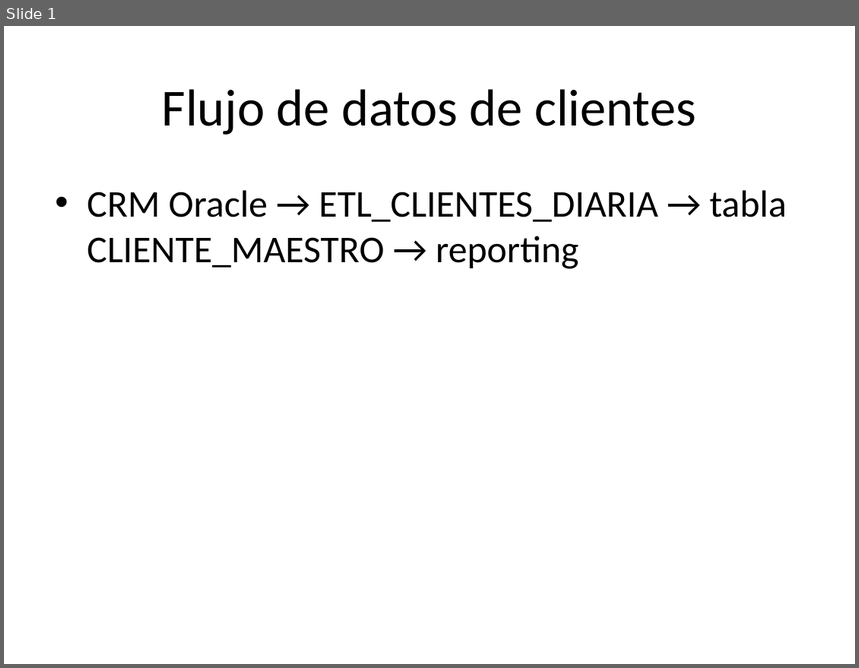
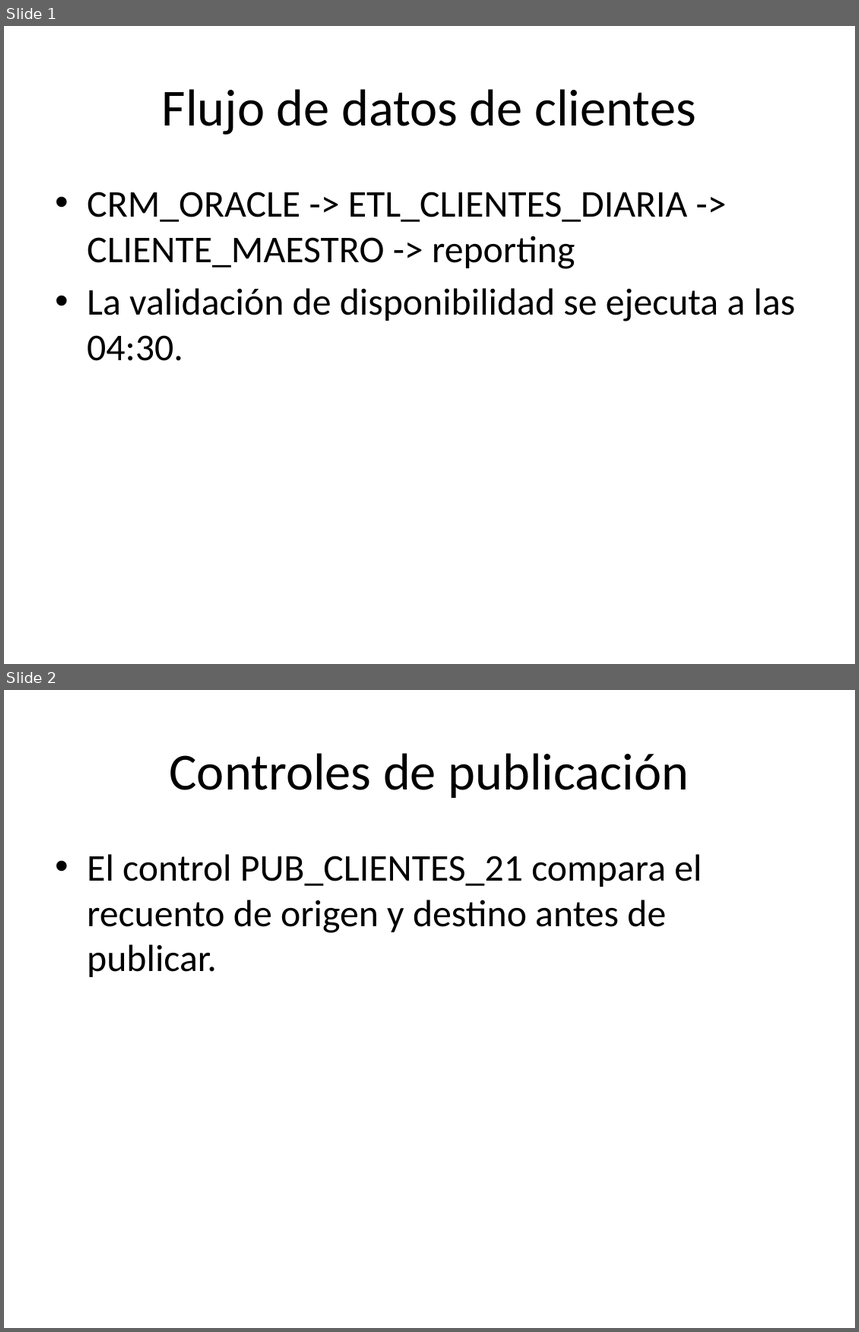
Before and after one commit to dimasmijares/rag-docs, a slide deck: examples/corpus/demo/architecture/flujo-datos.pptx. Shown one above the other, each under a label of ours: slide 1 before the commit, slides 1 and 2 after it. The pictures are 859x668 and 859x1332 pixels, drawn with LibreOffice and Linux fonts; fonts in the diff are those of the drawing. Boxes give left, top, right and bottom in pixels: in the first picture for what was removed or moved away, otherwise in the second. Text is boxed around its words. In the diff, an @@ line names an element or a change of style, - is before the commit and + after.

```diff
--- a/examples/corpus/demo/architecture/flujo-datos.pptx
+++ b/examples/corpus/demo/architecture/flujo-datos.pptx
@@ slide 2 added at [4,690,855,1328], background #FFFFFF @@
@@ title added at [170,753,689,798], 44 pt, text #000000 @@
+Controles de publicación
@@ text added at [87,854,702,977], 32 pt, text #000000 @@
+• El control PUB_CLIENTES_21 compara el recuento de origen y destino antes de publicar.
@@ slide 1 changed as well @@
@@ text at [87,192,796,361]: text changed @@
-• CRM Oracle → ETL_CLIENTES_DIARIA → tabla CLIENTE_MAESTRO → reporting
+• CRM_ORACLE -> ETL_CLIENTES_DIARIA -> CLIENTE_MAESTRO -> reporting
+• La validación de disponibilidad se ejecuta a las 04:30.
```
Also in this commit, not shown: 21 other files.
